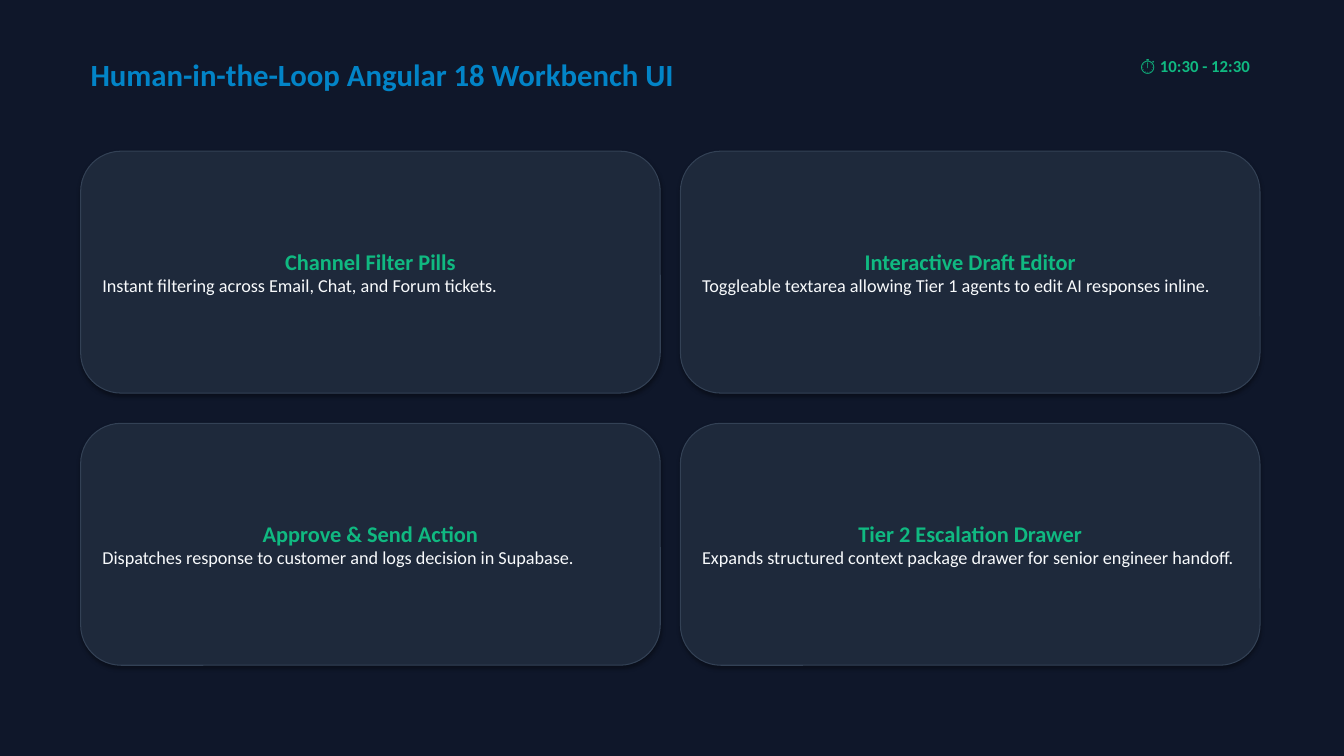
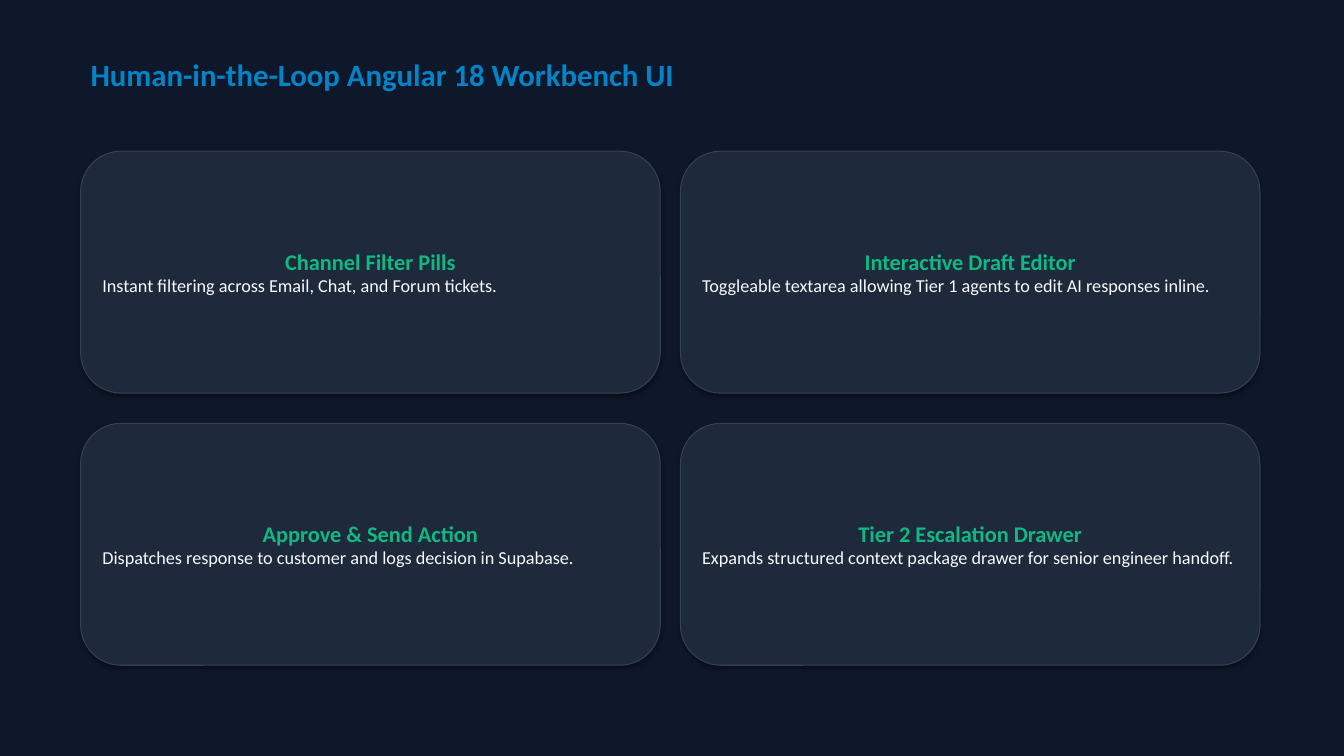
Before and after one commit to amankumar5/cloudserve-support-copilot, a slide deck: slide 7 of Capstone_Pack/04_Submission/AmanKumar_Capstone_Presentation.pptx. Drawn at 1344x756 pixels with LibreOffice and Linux fonts; fonts in the diff are those of the drawing. Boxes give left, top, right and bottom in pixels: in the first picture for what was removed or moved away, otherwise in the second. Text is boxed around its words. In the diff, an @@ line names an element or a change of style, - is before the commit and + after.

```diff
--- a/Capstone_Pack/04_Submission/AmanKumar_Capstone_Presentation.pptx
+++ b/Capstone_Pack/04_Submission/AmanKumar_Capstone_Presentation.pptx
@@ text removed at bbox=[1160, 61, 1250, 72] @@
-⏱ 10:30 - 12:30
```
Also in this commit, not shown: 8 other slides changed, 1 other file.
